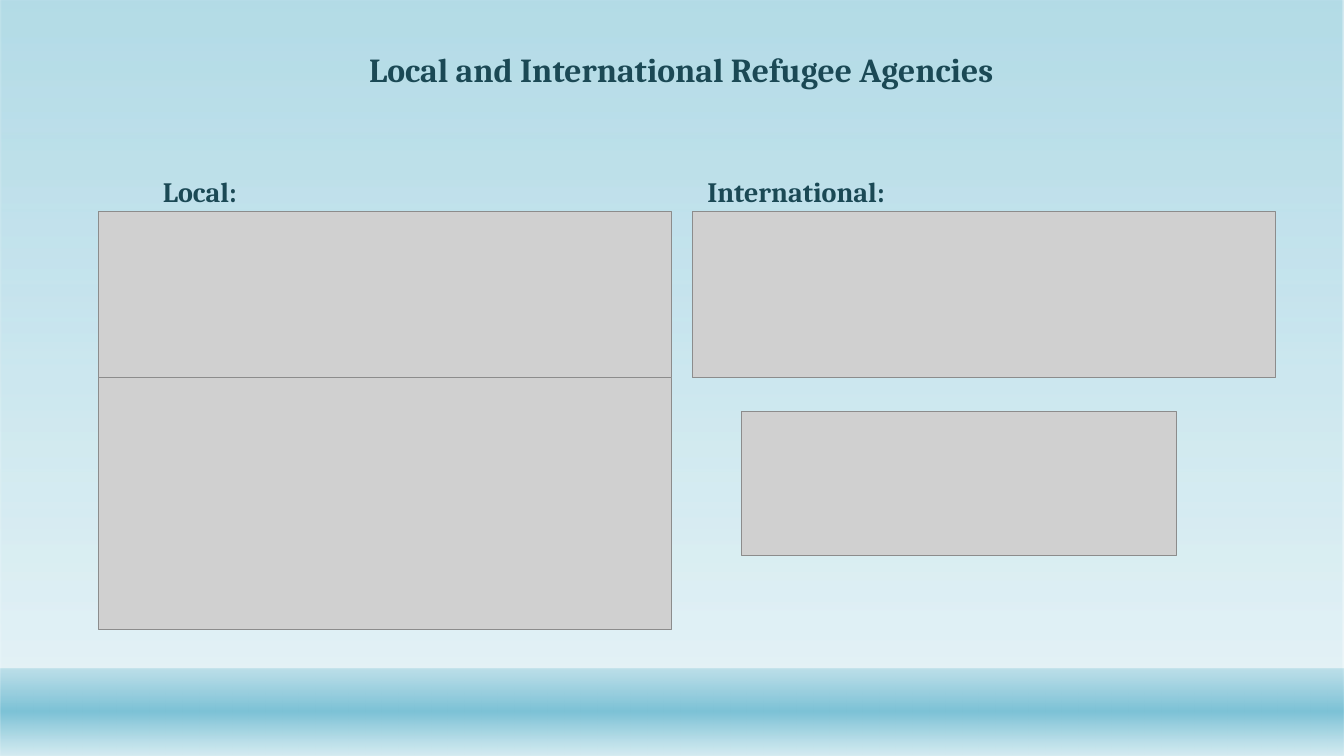
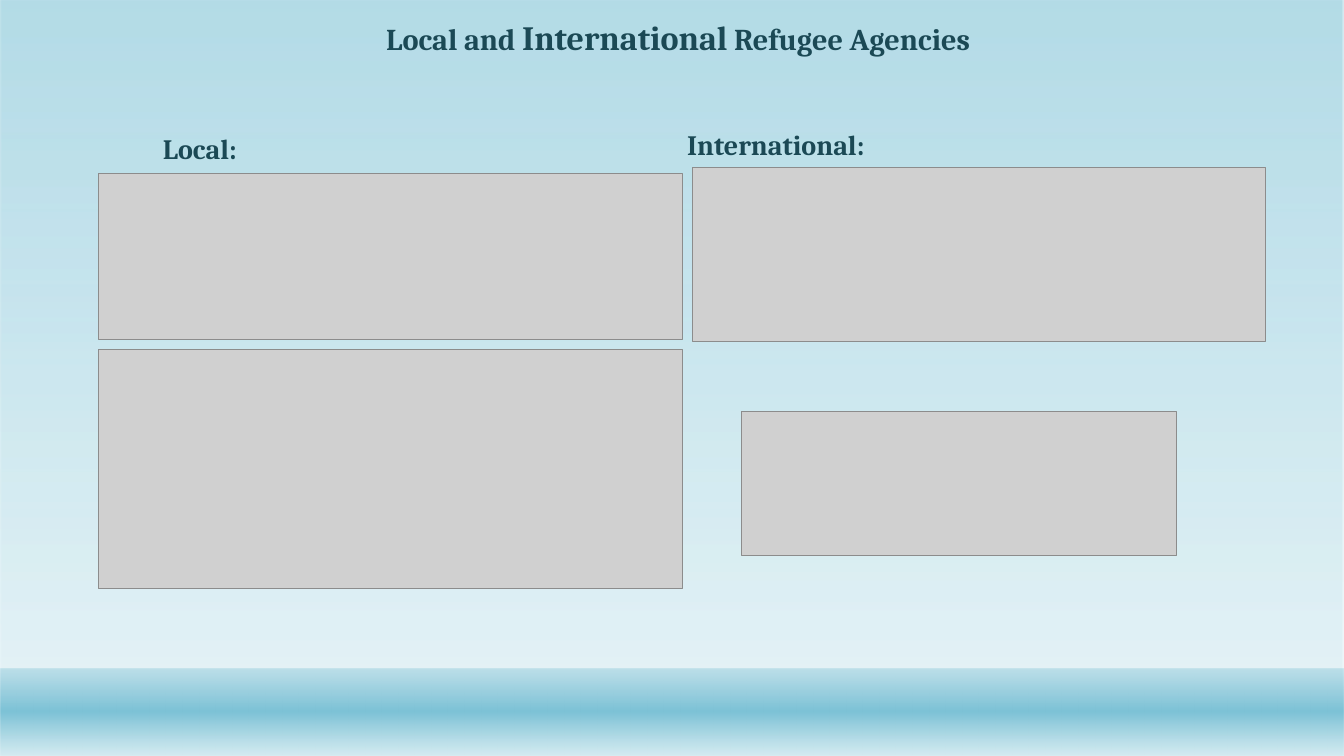
Before and after one commit to Abdullah0930/Refugee-Immigrants-to-U.S, a slide deck: slide 14 of Capstone/Refugee_Immigrants overtime.pptx. Drawn at 1344x756 pixels with LibreOffice and Linux fonts; fonts in the diff are those of the drawing; grey boxes stand for pictures; background and template pictures are left out. Boxes give left, top, right and bottom in pixels: in the first picture for what was removed or moved away, otherwise in the second. Text is boxed around its words. In the diff, an @@ line names an element or a change of style, - is before the commit and + after.

```diff
--- a/Capstone/Refugee_Immigrants overtime.pptx
+++ b/Capstone/Refugee_Immigrants overtime.pptx
@@ title "Local and International Refugee Agencies" moved from (x1=369, y1=58, x2=993, y2=90) to (x1=386, y1=26, x2=970, y2=56) @@
@@ title "Local and International Refugee Agencies" at (x1=386, y1=26, x2=970, y2=56): size 24 to 21.6 pt in "Local and Refugee Agencies"; size 24 to 24.3 pt in "International" @@
@@ text "Local:" at (x1=163, y1=139, x2=237, y2=159): line spacing 0.9 to 0.8 @@
@@ text "Local:" moved from (x1=163, y1=182, x2=237, y2=202) to (x1=163, y1=139, x2=237, y2=159) @@
@@ text "International:" moved from (x1=707, y1=182, x2=884, y2=202) to (x1=687, y1=135, x2=864, y2=155) @@
@@ text "International:" at (x1=687, y1=135, x2=864, y2=155): line spacing 0.9 to 0.8 @@
@@ picture resized from (x1=99, y1=212, x2=673, y2=378) to (x1=98, y1=173, x2=682, y2=340) @@
@@ picture resized from (x1=693, y1=212, x2=1276, y2=378) to (x1=693, y1=167, x2=1266, y2=342) @@
@@ picture resized from (x1=99, y1=378, x2=673, y2=630) to (x1=98, y1=349, x2=682, y2=589) @@
```
Also in this commit, not shown: 12 other slides changed, 4 other files.
